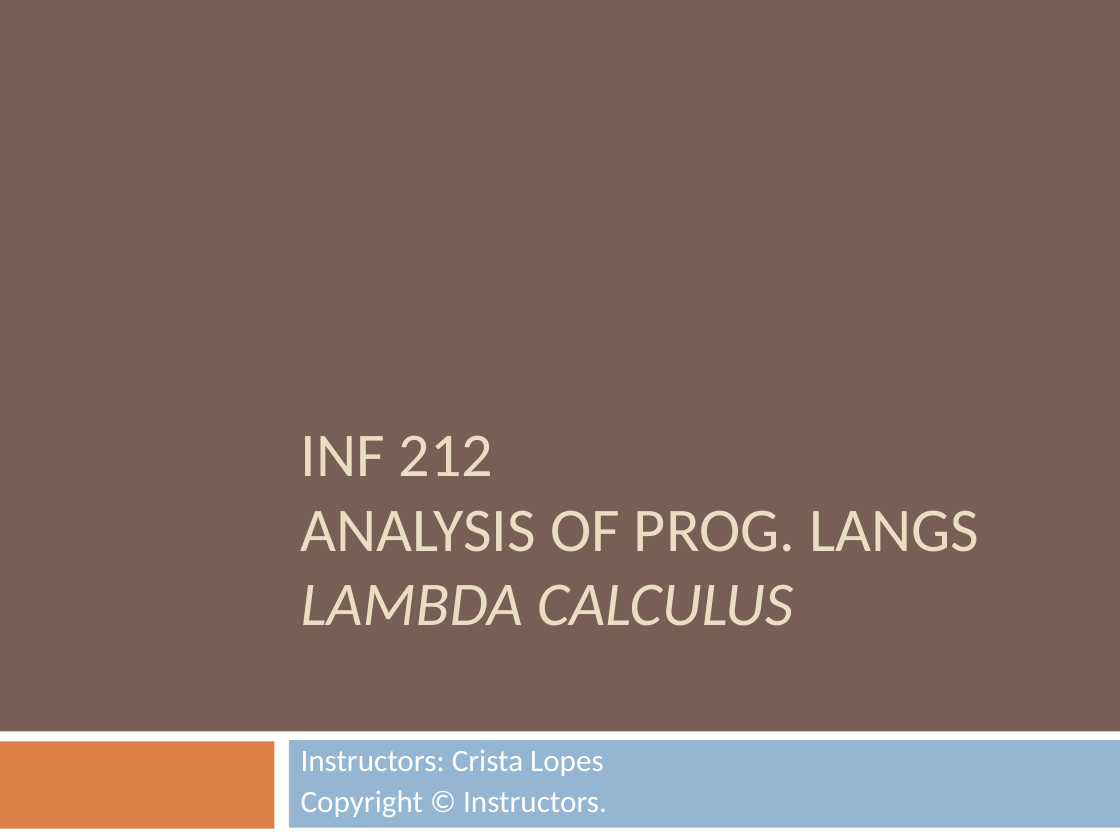
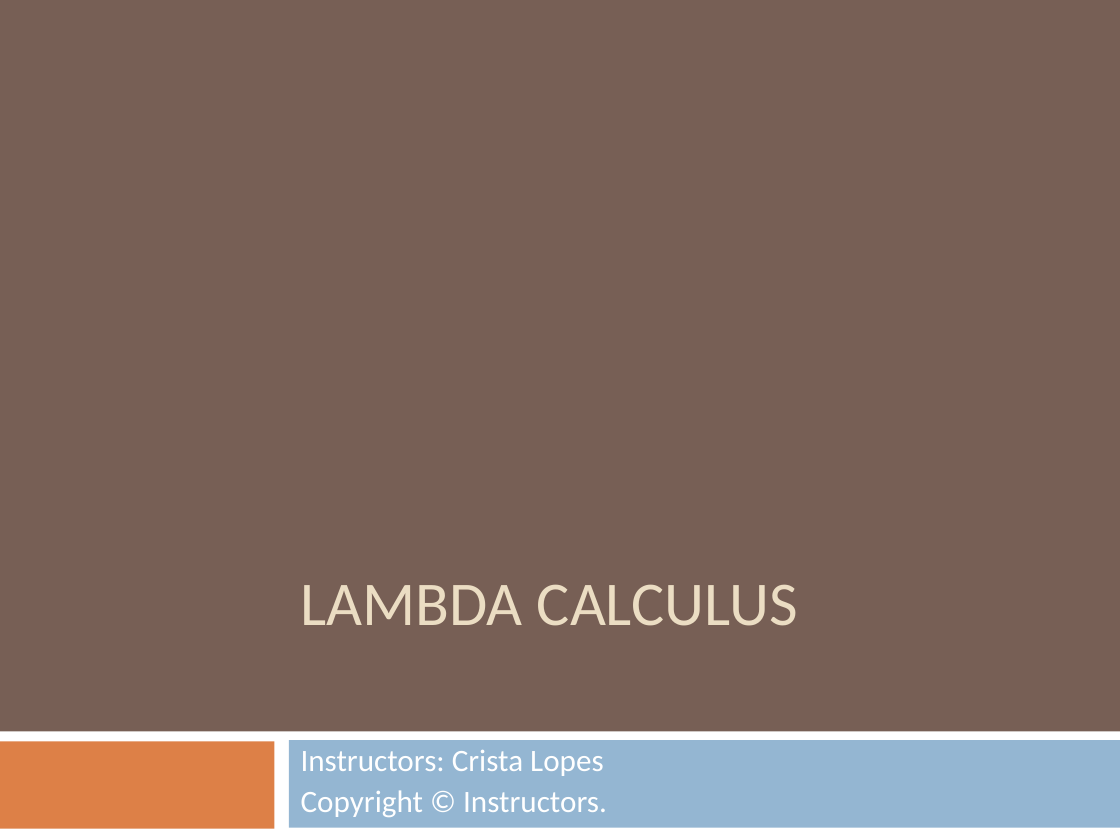
Before and after one commit to crista/EPS-slides, a slide deck: slide 1 of EPS-Lambda.ppt. Drawn at 1120x840 pixels with LibreOffice and Linux fonts; fonts in the diff are those of the drawing. Boxes give left, top, right and bottom in pixels: in the first picture for what was removed or moved away, otherwise in the second. Text is boxed around its words. In the diff, an @@ line names an element or a change of style, - is before the commit and + after.

```diff
--- a/EPS-Lambda.ppt
+++ b/EPS-Lambda.ppt
@@ title at <box>301,584,798,626</box>: text changed @@
-INF 212
-ANALYSIS OF PROG. LANGS
-LAMBDA CALCULUS
+LAMBDA CALCULUS
```
Also in this commit, not shown: 1 other slide changed, 5 other files.
